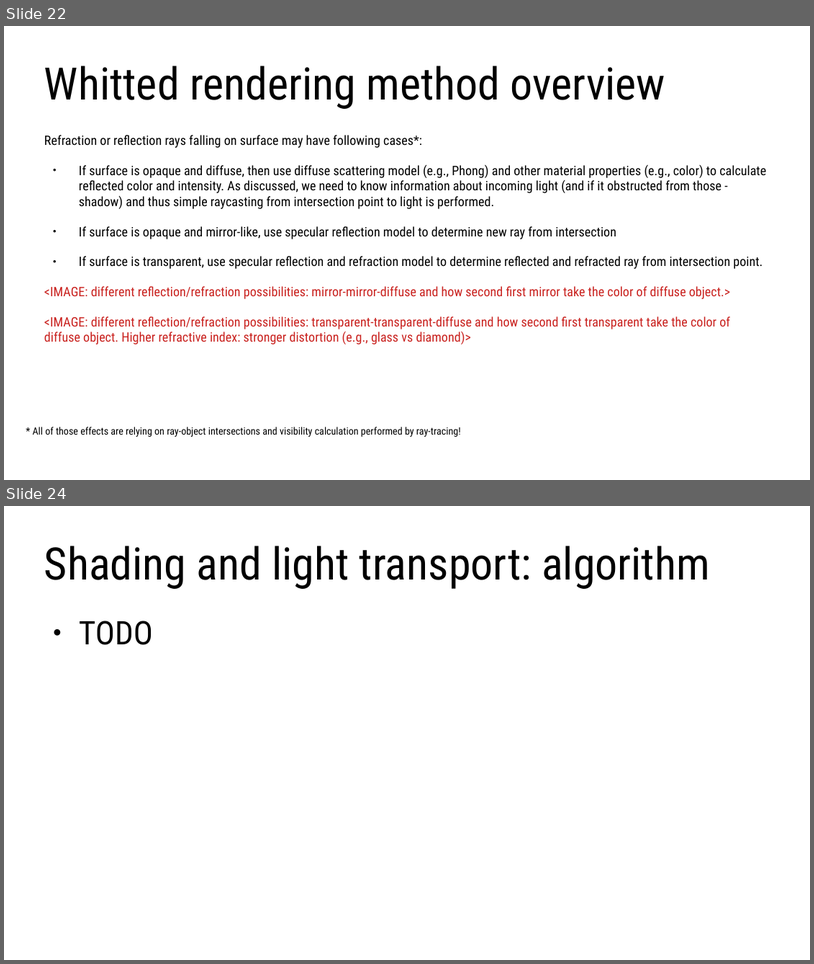
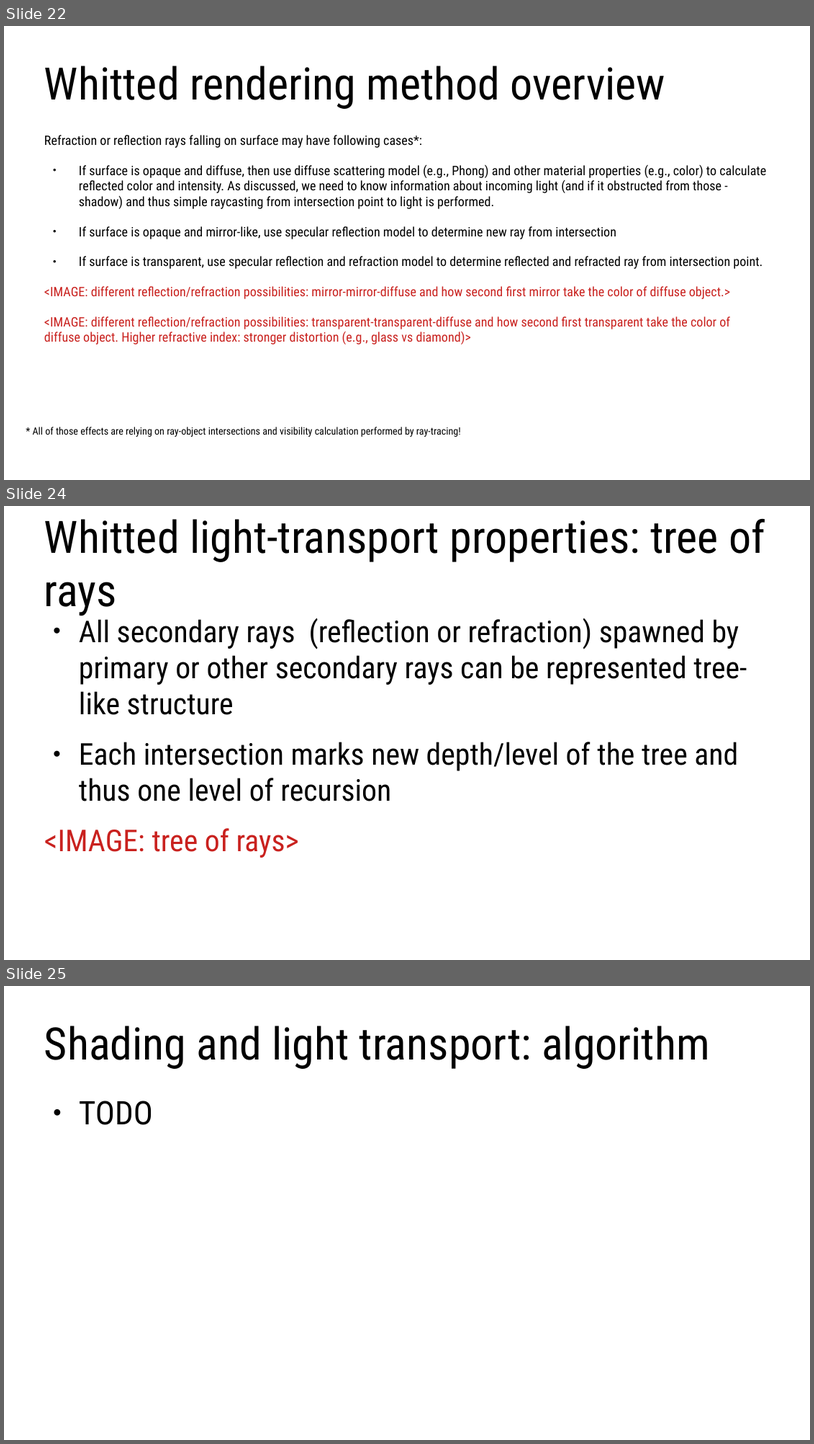
Before and after one commit to lorentzo/IntroductionToComputerGraphics, a slide deck: lectures/foundations_rendering/foundations_raytracing.odp. Shown one above the other, each under a label of ours: slides 22 and 24 before the commit, slides 22, 24 and 25 after it; the slides between them are not shown. The pictures are 814x964 and 814x1444 pixels, drawn with LibreOffice and Linux fonts; fonts in the diff are those of the drawing. Boxes give left, top, right and bottom in pixels: in the first picture for what was removed or moved away, otherwise in the second. Text is boxed around its words. In the diff, an @@ line names an element or a change of style, - is before the commit and + after.

```diff
--- a/lectures/foundations_rendering/foundations_raytracing.odp
+++ b/lectures/foundations_rendering/foundations_raytracing.odp
@@ slide 24 added at box(4, 506, 810, 960), background #FFFFFF @@
@@ title added at box(44, 519, 766, 616), 44 pt, text #000000 @@
+Whitted light-transport properties: tree of rays
@@ text added at box(44, 614, 747, 857), 29.6 pt, text #000000 @@
+● All secondary rays (reflection or refraction) spawned by primary or other secondary rays can be represented tree-like structure
+● Each intersection marks new depth/level of the tree and thus one level of recursion
+<IMAGE: tree of rays>
@@ what was slide 24 is now slide 25 @@
```
Also in this commit, not shown: 1 slide changed, 1 other slide added, 1 slide removed, 3 other files.
